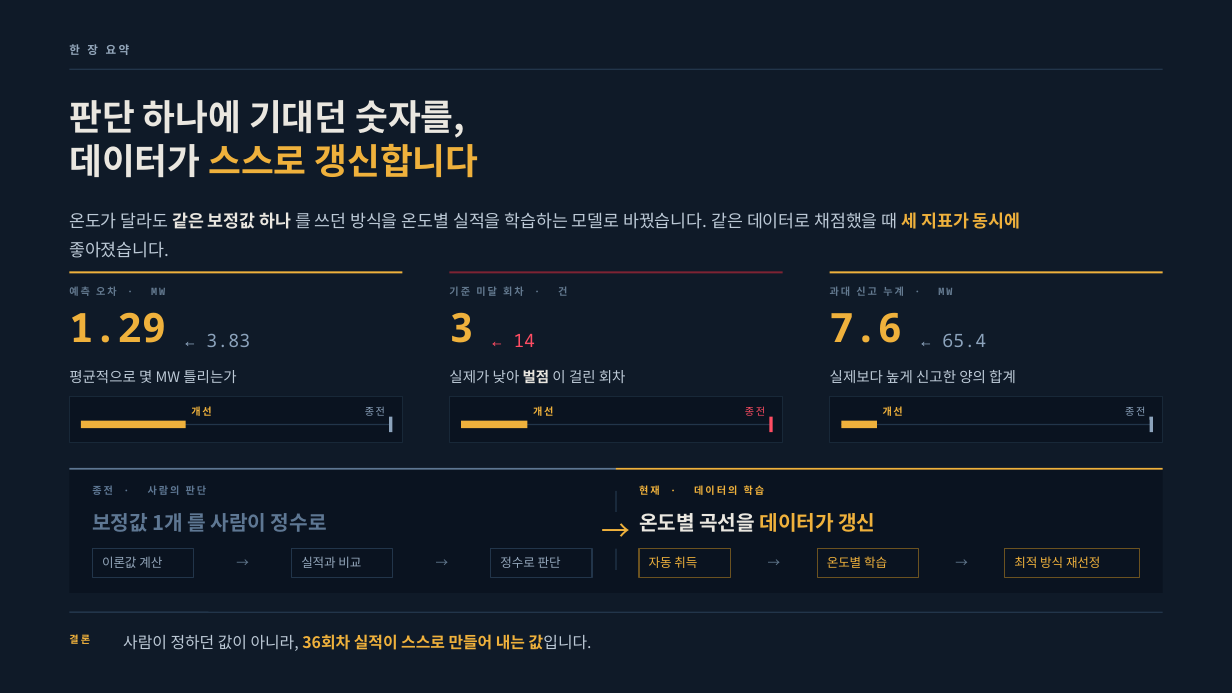
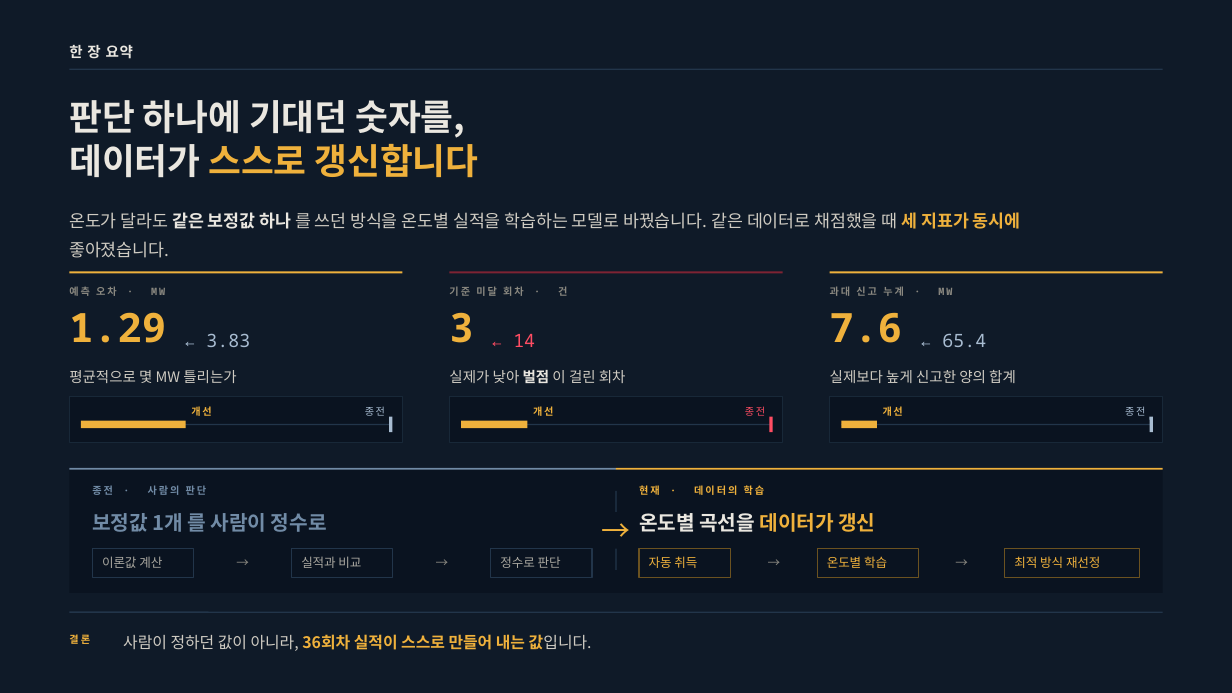
Before and after one commit to jooh-ai/Narae-AI, a slide deck: slide 3 of docs/ppt/위례_공급가능용량_최종발표.pptx (slide 2 before the commit). Drawn at 1232x693 pixels with LibreOffice and Linux fonts; fonts in the diff are those of the drawing. Boxes give left, top, right and bottom in pixels: in the first picture for what was removed or moved away, otherwise in the second. Text is boxed around its words. In the diff, an @@ line names an element or a change of style, - is before the commit and + after.

```diff
--- a/docs/ppt/위례_공급가능용량_최종발표.pptx
+++ b/docs/ppt/위례_공급가능용량_최종발표.pptx
@@ text "한 장 요약" at bbox=[69, 45, 133, 59]: size 9 to 11.2 pt, font Noto Sans Mono to Noto Sans CJK KR, text colour #93A6BA to #EAE7E0, letter spacing 1.9 to 0.6 pt; line spacing 11.2pt to 14.4pt @@
@@ text "온도가 달라도 같은 보정값 하나 ..." at bbox=[69, 212, 1021, 258]: text colour #BCC9D6 to #CFCBC2 in "온도가 달라도 를 쓰던 방식을 온도별 실적을 ..." @@
@@ text "평균적으로 몇 MW 틀리는가" at bbox=[69, 370, 236, 383]: text colour #BCC9D6 to #CFCBC2 @@
@@ text "실제가 낮아 벌점 이 걸린 ..." at bbox=[449, 370, 626, 383]: text colour #BCC9D6 to #CFCBC2 in "실제가 낮아 이 걸린 회차" @@
@@ text "실제보다 높게 신고한 양의 합계" at bbox=[830, 370, 1016, 383]: text colour #BCC9D6 to #CFCBC2 @@
@@ line (391, 417) - (391, 433): stroke #8CA3BC 2.6 pt to #A8BCD1 2.6 pt @@
@@ text colour #8CA3BC to #A8BCD1 in 4 elements at bbox=[206, 333, 250, 347], bbox=[365, 407, 385, 416], bbox=[942, 333, 986, 347], bbox=[1125, 406, 1145, 416] @@
@@ line (1152, 417) - (1152, 433): stroke #8CA3BC 2.6 pt to #A8BCD1 2.6 pt @@
@@ rectangle at bbox=[69, 468, 616, 470]: fill #5E7793 to #718BA6 @@
@@ text "종전 · 사람의 판단" at bbox=[92, 485, 207, 495]: text colour #5E7793 to #718BA6 @@
@@ text "보정값 1개 를 사람이 정수로" at bbox=[92, 513, 327, 532]: text colour #5E7793 to #718BA6 @@
@@ text colour #93A6BA to #A9A79F in 3 elements at bbox=[102, 556, 162, 568], bbox=[301, 556, 361, 568], bbox=[500, 556, 561, 568] @@
@@ text colour #63798F to #8A8880 in 7 elements at bbox=[69, 286, 165, 296], bbox=[449, 286, 567, 296], bbox=[830, 286, 952, 296], bbox=[233, 555, 252, 570], bbox=[433, 555, 452, 570], bbox=[764, 555, 784, 570], bbox=[952, 555, 971, 570] @@
@@ text "사람이 정하던 값이 아니라, 36회차 ..." at bbox=[123, 634, 592, 651]: text colour #BCC9D6 to #CFCBC2 in "사람이 정하던 값이 아니라, 값입니다." @@
```
Also in this commit, not shown: 14 other slides changed, 3 slides added, 1 other file.
